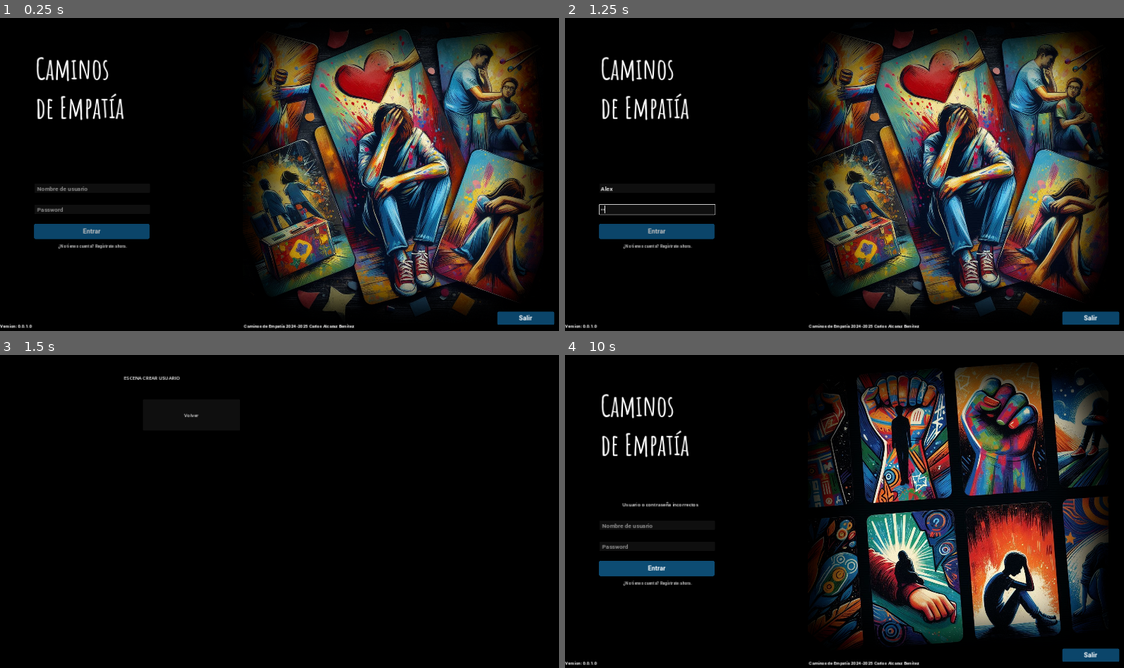
Above: before the commit, frames 1-4 (two rows, left to right).
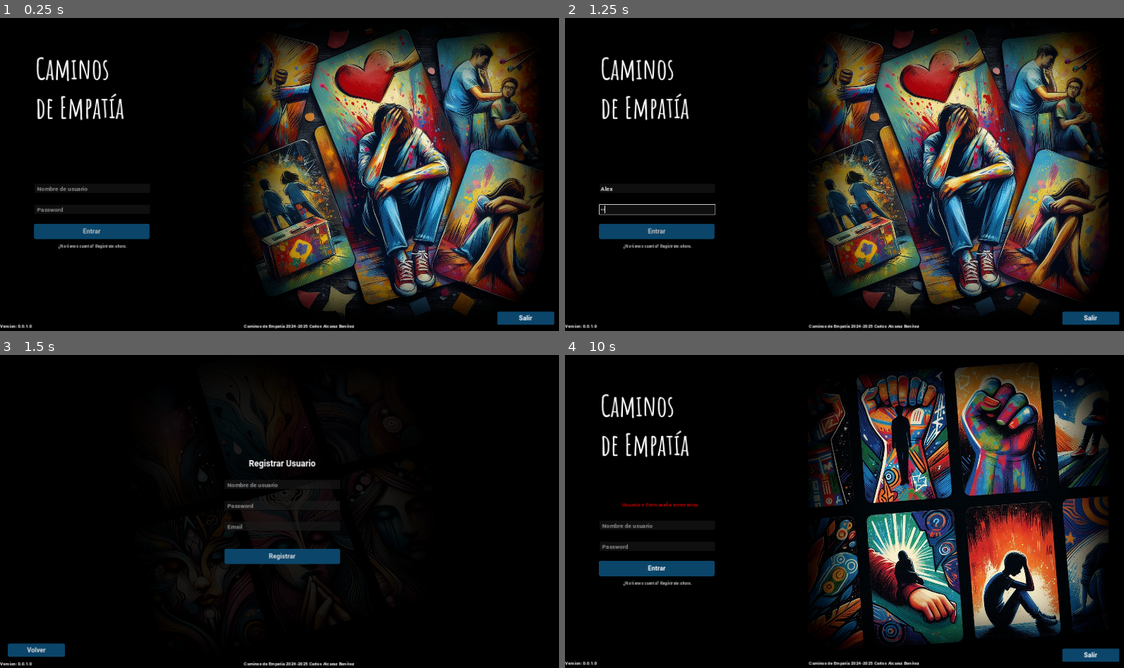
Above: after the commit, the same moments.

Repository: CarlosAlcarazDev/empathy
Game: Godot game, scene res://scenes/LoginScreen.tscn
The game is run twice, just before and just after one commit, with the same random seed, the same clock (stepped at 60 frames per second) and the same inputs. Sound files missing from this copy of the repository are replaced by a short silence.
Inputs (mouse positions are in pixels of both pictures, inside the frame that each line leads up to):
- Up to frame 1 (0.25 s): no input
- Up to frame 2 (1.25 s): click (654, 190) at 0.52 s; type "Alex" at 0.6 s; click (654, 208) at 0.75 s; type "12" at 0.83 s
- Up to frame 3 (1.5 s): click "¿No tienes cuenta? Regístrate…" at 1.25 s
- Up to frame 4 (10 s): click "Volver" at 2 s; click "Entrar" at 2.75 s; click "Entrar" at 3.5 s; click "Entrar" at 4.25 s; tap Enter at 5, 6.5, 8 s; tap Space at 5.75, 7.25, 8.75 s

Frames 1-2 are identical in both runs. In frame 3, 3.2% of the frame differs, in the area x 0-68%, y 6-100%; in frame 4, 0.1%.

Commit message:
Register User
Registra Usuario (falta comprobar que los campos sean correctos)

Diff:
--- a/project.godot
+++ b/project.godot
@@ -14,9 +14,11 @@
 run/main_scene="res://scenes/LoginScreen.tscn"
 config/features=PackedStringArray("4.3", "Forward Plus")
 boot_splash/bg_color=Color(0, 0, 0, 1)
+boot_splash/show_image=false
 boot_splash/image="res://assets/ui/backgrounds/intro_bg.png"
+boot_splash/fullsize=false
+boot_splash/use_filter=false
 config/icon="res://assets/ui/icons/caminos_de_empatia.ico"
-boot_splash/minimum_display_time=3000
 
 [autoload]
 
@@ -26,7 +28,7 @@
 
 window/size/viewport_width=1920
 window/size/viewport_height=1080
-window/size/mode=3
+window/size/mode=4
 window/stretch/mode="canvas_items"
 window/vsync/vsync_mode=0
 
--- a/scenes/CreateUser.tscn
+++ /dev/null
@@ -1,26 +0,0 @@
-[gd_scene load_steps=2 format=3 uid="uid://b672vbtihpqwv"]
-
-[ext_resource type="Script" path="res://scripts/create_user.gd" id="1_8wcmp"]
-
-[node name="CreateUser" type="Control"]
-layout_mode = 3
-anchors_preset = 0
-script = ExtResource("1_8wcmp")
-
-[node name="Button" type="Button" parent="."]
-layout_mode = 0
-offset_left = 486.0
-offset_top = 166.0
-offset_right = 816.0
-offset_bottom = 272.0
-text = "Volver"
-
-[node name="Label" type="Label" parent="."]
-layout_mode = 0
-offset_left = 421.0
-offset_top = 80.0
-offset_right = 611.0
-offset_bottom = 103.0
-text = "ESCENA CREAR USUARIO"
-
-[connection signal="pressed" from="Button" to="." method="_on_button_pressed"]
--- a/scenes/LoginScreen.tscn
+++ b/scenes/LoginScreen.tscn
@@ -1,27 +1,26 @@
-[gd_scene load_steps=12 format=3 uid="uid://syly166ddjcr"]
+[gd_scene load_steps=11 format=3 uid="uid://syly166ddjcr"]
 
 [ext_resource type="FontFile" uid="uid://bo8csdsex1d3i" path="res://assets/fonts/AmaticSC-Bold.ttf" id="1_hhy0g"]
 [ext_resource type="Script" path="res://scripts/login_screen.gd" id="1_p6odj"]
 [ext_resource type="FontFile" uid="uid://bceo6mdndisde" path="res://assets/fonts/Roboto-Bold.ttf" id="3_y3fwr"]
-[ext_resource type="Script" path="res://scripts/create_button.gd" id="4_j3y46"]
 [ext_resource type="AudioStream" uid="uid://tmcckyoghhtp" path="res://assets/audio/sfx/611451__eminyildirim__ui-click-menu-hover.mp3" id="5_7p6uj"]
 
-[sub_resource type="StyleBoxFlat" id="StyleBoxFlat_okqh2"]
-bg_color = Color(0.0509804, 0.298039, 0.45098, 1)
+[sub_resource type="StyleBoxFlat" id="StyleBoxFlat_8xegu"]
+bg_color = Color(0.0431373, 0.270588, 0.415686, 1)
 corner_radius_top_left = 5
 corner_radius_top_right = 5
 corner_radius_bottom_right = 5
 corner_radius_bottom_left = 5
 
 [sub_resource type="StyleBoxFlat" id="StyleBoxFlat_6332v"]
-bg_color = Color(0.0509804, 0.298039, 0.45098, 1)
+bg_color = Color(0.0802329, 0.388847, 0.580558, 1)
 corner_radius_top_left = 5
 corner_radius_top_right = 5
 corner_radius_bottom_right = 5
 corner_radius_bottom_left = 5
 
-[sub_resource type="StyleBoxFlat" id="StyleBoxFlat_8xegu"]
-bg_color = Color(0.0431373, 0.270588, 0.415686, 1)
+[sub_resource type="StyleBoxFlat" id="StyleBoxFlat_okqh2"]
+bg_color = Color(0.0784314, 0.388235, 0.580392, 1)
 corner_radius_top_left = 5
 corner_radius_top_right = 5
 corner_radius_bottom_right = 5
@@ -131,13 +130,15 @@
 theme_override_colors/font_hover_pressed_color = Color(1, 1, 1, 1)
 theme_override_colors/font_hover_color = Color(1, 1, 1, 1)
 theme_override_colors/font_pressed_color = Color(1, 1, 1, 1)
-theme_override_colors/font_focus_color = Color(1, 1, 1, 1)
+theme_override_colors/font_focus_color = Color(0.74902, 0.74902, 0.74902, 1)
 theme_override_colors/font_color = Color(0.74902, 0.74902, 0.74902, 1)
 theme_override_colors/font_outline_color = Color(1, 1, 1, 1)
 theme_override_fonts/font = ExtResource("3_y3fwr")
 theme_override_font_sizes/font_size = 22
-theme_override_styles/focus = SubResource("StyleBoxFlat_okqh2")
+theme_override_styles/focus = SubResource("StyleBoxFlat_8xegu")
+theme_override_styles/hover_pressed = SubResource("StyleBoxFlat_8xegu")
 theme_override_styles/hover = SubResource("StyleBoxFlat_6332v")
+theme_override_styles/pressed = SubResource("StyleBoxFlat_8xegu")
 theme_override_styles/normal = SubResource("StyleBoxFlat_8xegu")
 text = "Entrar"
 
@@ -214,12 +215,8 @@
 theme_override_styles/hover = SubResource("StyleBoxFlat_q6dih")
 theme_override_styles/normal = SubResource("StyleBoxFlat_m64l8")
 text = "¿No tienes cuenta? Regístrate ahora."
-script = ExtResource("4_j3y46")
-
-[node name="AudioStreamPlayer" type="AudioStreamPlayer" parent="CreateButton"]
-stream = ExtResource("5_7p6uj")
-
-[node name="ErrorLabel" type="Label" parent="."]
+
+[node name="InfoLabel" type="Label" parent="."]
 layout_mode = 1
 anchors_preset = -1
 anchor_left = 0.043
@@ -235,10 +232,12 @@
 [node name="ErrorTimer" type="Timer" parent="."]
 wait_time = 2.0
 
+[node name="AudioStreamPlayer" type="AudioStreamPlayer" parent="."]
+stream = ExtResource("5_7p6uj")
+
 [connection signal="text_submitted" from="VBoxContainer/PasswordInput" to="." method="_on_password_input_text_submitted"]
 [connection signal="pressed" from="HBoxContainer/LoginButton" to="." method="_on_login_button_pressed"]
 [connection signal="pressed" from="ExitButton" to="." method="_on_quit_button_pressed"]
 [connection signal="pressed" from="CreateButton" to="." method="_on_create_button_pressed"]
-[connection signal="pressed" from="CreateButton" to="CreateButton" method="_on_pressed"]
-[connection signal="finished" from="CreateButton/AudioStreamPlayer" to="." method="_on_audio_stream_player_finished"]
 [connection signal="timeout" from="ErrorTimer" to="." method="_on_error_timer_timeout"]
+[connection signal="finished" from="AudioStreamPlayer" to="." method="_on_audio_stream_player_finished"]
--- a/scenes/MainMenu.tscn
+++ b/scenes/MainMenu.tscn
@@ -1,6 +1,6 @@
 [gd_scene load_steps=3 format=3 uid="uid://fl3m5e2kgfnv"]
 
-[ext_resource type="Script" path="res://scenes/main_menu.gd" id="1_60ffg"]
+[ext_resource type="Script" path="res://scripts/main_menu.gd" id="1_60ffg"]
 [ext_resource type="FontFile" uid="uid://bceo6mdndisde" path="res://assets/fonts/Roboto-Bold.ttf" id="2_dav8f"]
 
 [node name="MainMenu" type="Control"]
@@ -34,6 +34,8 @@
 offset_top = 869.0
 offset_right = -134.0
 offset_bottom = -125.0
+grow_horizontal = 2
+grow_vertical = 2
 text = "VOLVER"
 
 [node name="Button2" type="Button" parent="."]
--- /dev/null
+++ b/scenes/RegisterUser.tscn
@@ -0,0 +1,188 @@
+[gd_scene load_steps=7 format=3 uid="uid://c4ysksk7b8y44"]
+
+[ext_resource type="FontFile" uid="uid://bceo6mdndisde" path="res://assets/fonts/Roboto-Bold.ttf" id="1_k2bfx"]
+[ext_resource type="Script" path="res://scripts/register_user.gd" id="1_pr4cq"]
+[ext_resource type="Texture2D" uid="uid://dkg7a2xmpg4dg" path="res://assets/ui/backgrounds/login_bg_3.png" id="2_n2xhd"]
+
+[sub_resource type="StyleBoxFlat" id="StyleBoxFlat_qae06"]
+bg_color = Color(0.0509804, 0.298039, 0.45098, 1)
+corner_radius_top_left = 5
+corner_radius_top_right = 5
+corner_radius_bottom_right = 5
+corner_radius_bottom_left = 5
+
+[sub_resource type="StyleBoxFlat" id="StyleBoxFlat_m3hrx"]
+bg_color = Color(0.0509804, 0.298039, 0.45098, 1)
+corner_radius_top_left = 5
+corner_radius_top_right = 5
+corner_radius_bottom_right = 5
+corner_radius_bottom_left = 5
+
+[sub_resource type="StyleBoxFlat" id="StyleBoxFlat_umuhy"]
+bg_color = Color(0.0431373, 0.270588, 0.415686, 1)
+corner_radius_top_left = 5
+corner_radius_top_right = 5
+corner_radius_bottom_right = 5
+corner_radius_bottom_left = 5
+
+[node name="RegisterUser" type="Control"]
+layout_mode = 3
+anchors_preset = 8
+anchor_left = 0.5
+anchor_top = 0.5
+anchor_right = 0.5
+anchor_bottom = 0.5
+grow_horizontal = 2
+grow_vertical = 2
+size_flags_horizontal = 3
+size_flags_vertical = 3
+script = ExtResource("1_pr4cq")
+
+[node name="TextureRect" type="TextureRect" parent="."]
+modulate = Color(1, 1, 1, 0.109804)
+layout_mode = 1
+anchors_preset = 8
+anchor_left = 0.5
+anchor_top = 0.5
+anchor_right = 0.5
+anchor_bottom = 0.5
+offset_left = -528.0
+offset_top = -528.0
+offset_right = 528.0
+offset_bottom = 528.0
+grow_horizontal = 2
+grow_vertical = 2
+texture = ExtResource("2_n2xhd")
+expand_mode = 1
+
+[node name="VBoxContainer" type="VBoxContainer" parent="."]
+layout_mode = 1
+anchors_preset = 8
+anchor_left = 0.5
+anchor_top = 0.5
+anchor_right = 0.5
+anchor_bottom = 0.5
+offset_left = -196.0
+offset_top = -175.0
+offset_right = 197.0
+offset_bottom = 112.0
+grow_horizontal = 2
+grow_vertical = 2
+
+[node name="Registrar Usuario" type="Label" parent="VBoxContainer"]
+layout_mode = 2
+theme_override_fonts/font = ExtResource("1_k2bfx")
+theme_override_font_sizes/font_size = 29
+text = "Registrar Usuario"
+horizontal_alignment = 1
+
+[node name="UsernameLabel" type="Label" parent="VBoxContainer"]
+layout_mode = 2
+theme_override_fonts/font = ExtResource("1_k2bfx")
+theme_override_font_sizes/font_size = 22
+text = " "
+
+[node name="UsernameInput" type="LineEdit" parent="VBoxContainer"]
+layout_mode = 2
+theme_override_fonts/font = ExtResource("1_k2bfx")
+theme_override_font_sizes/font_size = 20
+placeholder_text = " Nombre de usuario"
+max_length = 30
+
+[node name="PasswordLabel" type="Label" parent="VBoxContainer"]
+layout_mode = 2
+theme_override_fonts/font = ExtResource("1_k2bfx")
+theme_override_font_sizes/font_size = 22
+text = " "
+
+[node name="PasswordInput" type="LineEdit" parent="VBoxContainer"]
+layout_mode = 2
+theme_override_fonts/font = ExtResource("1_k2bfx")
+theme_override_font_sizes/font_size = 20
+placeholder_text = " Password"
+max_length = 15
+secret = true
+
+[node name="EmailLabel" type="Label" parent="VBoxContainer"]
+layout_mode = 2
+theme_override_fonts/font = ExtResource("1_k2bfx")
+theme_override_font_sizes/font_size = 22
+text = " "
+
+[node name="EmailInput" type="LineEdit" parent="VBoxContainer"]
+layout_mode = 2
+theme_override_fonts/font = ExtResource("1_k2bfx")
+theme_override_font_sizes/font_size = 20
+placeholder_text = " Email"
+max_length = 30
+
+[node name="InfoLabel" type="Label" parent="VBoxContainer"]
+layout_mode = 2
+size_flags_vertical = 10
+horizontal_alignment = 1
+
+[node name="RegisterButton" type="Button" parent="."]
+layout_mode = 1
+anchors_preset = 8
+anchor_left = 0.5
+anchor_top = 0.5
+anchor_right = 0.5
+anchor_bottom = 0.5
+offset_left = -196.0
+offset_top = 134.0
+offset_right = 196.0
+offset_bottom = 186.0
+grow_horizontal = 2
+grow_vertical = 2
+size_flags_vertical = 6
+theme_override_fonts/font = ExtResource("1_k2bfx")
+theme_override_font_sizes/font_size = 22
+theme_override_styles/focus = SubResource("StyleBoxFlat_qae06")
+theme_override_styles/hover = SubResource("StyleBoxFlat_m3hrx")
+theme_override_styles/normal = SubResource("StyleBoxFlat_umuhy")
+text = "Registrar"
+
+[node name="BackButton" type="Button" parent="."]
+layout_mode = 1
+anchors_preset = 8
+anchor_left = 0.5
+anchor_top = 0.5
+anchor_right = 0.5
+anchor_bottom = 0.5
+offset_left = -933.0
+offset_top = 457.0
+offset_right = -739.0
+offset_bottom = 502.0
+grow_horizontal = 2
+grow_vertical = 2
+size_flags_vertical = 6
+theme_override_fonts/font = ExtResource("1_k2bfx")
+theme_override_font_sizes/font_size = 22
+theme_override_styles/focus = SubResource("StyleBoxFlat_qae06")
+theme_override_styles/hover = SubResource("StyleBoxFlat_m3hrx")
+theme_override_styles/normal = SubResource("StyleBoxFlat_umuhy")
+text = "Volver"
+
+[node name="HBoxContainer2" type="HBoxContainer" parent="."]
+layout_mode = 1
+offset_left = -960.0
+offset_top = 516.0
+offset_right = 960.0
+offset_bottom = 534.0
+
+[node name="VersionLabel" type="Label" parent="HBoxContainer2"]
+layout_mode = 2
+theme_override_fonts/font = ExtResource("1_k2bfx")
+theme_override_font_sizes/font_size = 15
+text = "Version: 0.0.1.0"
+
+[node name="FooterLabel" type="Label" parent="HBoxContainer2"]
+layout_mode = 2
+size_flags_horizontal = 6
+theme_override_fonts/font = ExtResource("1_k2bfx")
+theme_override_font_sizes/font_size = 15
+text = "Caminos de Empatía 2024-2025 Carlos Alcaraz Benítez"
+horizontal_alignment = 1
+
+[connection signal="pressed" from="RegisterButton" to="." method="_on_register_button_pressed"]
+[connection signal="pressed" from="BackButton" to="." method="_on_back_button_pressed"]
--- a/scripts/create_button.gd
+++ /dev/null
@@ -1,12 +0,0 @@
-extends Button
-
-@onready var audio_stream_player = $AudioStreamPlayer
-
-# Called when the node enters the scene tree for the first time.
-func _ready():
-	pass # Replace with function body.
-
-
-
-func _on_pressed():
-	audio_stream_player.playing = true
--- a/scripts/create_user.gd
+++ /dev/null
@@ -1,11 +0,0 @@
-extends Control
-
-
-# Called when the node enters the scene tree for the first time.
-func _ready():
-	pass # Replace with function body.
-
-
-
-func _on_button_pressed():
-	get_tree().change_scene_to_file("res://scenes/LoginScreen.tscn")
--- a/scripts/login_screen.gd
+++ b/scripts/login_screen.gd
@@ -7,12 +7,14 @@
 # ===============================
 extends Control
 
-@onready var audio_stream_player = $CreateButton/AudioStreamPlayer
+@onready var audio_stream_player = $AudioStreamPlayer
 @onready var texture_rect = $TextureRect
 @onready var username_input = $VBoxContainer/UsernameInput
 @onready var password_input = $VBoxContainer/PasswordInput
-@onready var error_label = $ErrorLabel
 @onready var error_timer = $ErrorTimer
+@onready var info_label = $InfoLabel
+@onready var login_button = $HBoxContainer/LoginButton
+
 
 # Precarga las texturas que se mostrarán aleatoriamente
 const TEXTURES = [
@@ -22,7 +24,8 @@
 	preload("res://assets/ui/backgrounds/login_bg_4.png")
 ]
 const LAST_TEXTURE = "res://save/last_texture_index.txt"
-const USER_DATA_FILE = "res://save/users.json"
+# Ruta del archivo JSON donde se almacenan los datos de usuario
+const USER_DATA_FILE := "user://users.json"
 
 
 var last_texture_index = -1  # Índice de la última textura seleccionada
@@ -107,9 +110,7 @@
 	for user in users:
 		if user["username"] == username and user["password"] == password:
 			print("Inicio de sesión exitoso!")
-			error_label.text = "Inicio de sesión exitoso"
-			error_label.visible = true  # Asegúrate de que el label esté visible
-			error_timer.stop()  # Detener el temporizador si es necesario
+			show_success("Inicio de sesión exitoso")
 
 			# Se utilizan la variable GlobalData como un singleton
 			# que se configura en Autoload de la configuración del Proyecto
@@ -123,9 +124,22 @@
 			get_tree().change_scene_to_file("res://scenes/MainMenu.tscn")
 			return
 
-	error_label.text = "Usuario o contraseña incorrectos"
-	error_label.visible = true  # Muestra el mensaje de error
-	error_timer.start()  # Inicia el temporizador
+	show_error("Usuario o Contraseña incorrectos")
+
+func show_error(message: String):
+	info_label.text = message
+	info_label.modulate = Color(1, 0, 0)  # Cambia el color a rojo para indicar error
+	info_label.visible = true
+
+
+# Función para mostrar un mensaje de éxito
+func show_success(message: String):
+	login_button.disabled = true
+	info_label.text = message
+	info_label.modulate = Color(0, 1, 0)  # Cambia el color a verde para indicar éxito
+	info_label.visible = true
+
+
 
 # Señal botón salir presionada
 func _on_quit_button_pressed():
@@ -138,7 +152,7 @@
 
 
 func _on_create_button_pressed():
-	get_tree().change_scene_to_file("res://scenes/CreateUser.tscn")
+	get_tree().change_scene_to_file("res://scenes/RegisterUser.tscn")
 
 #Señal sonido finalizado, carga la función login()
 func _on_audio_stream_player_finished():
@@ -146,9 +160,6 @@
 
 
 
-func _on_error_timer_timeout():
-	error_label.visible = false
-
 #Señal enter en password presionado, ejecuta un sonido.
 func _on_password_input_text_submitted(new_text):
 	audio_stream_player.playing = true
--- /dev/null
+++ b/scripts/register_user.gd
@@ -0,0 +1,145 @@
+extends Control
+
+
+
+# Ruta del archivo JSON donde se almacenan los datos de usuario
+const USER_DATA_FILE := "user://users.json"
+
+# Referencias a los nodos de la escena
+@onready var username_input = $VBoxContainer/UsernameInput
+@onready var password_input = $VBoxContainer/PasswordInput
+@onready var email_input = $VBoxContainer/EmailInput
+@onready var info_label = $VBoxContainer/InfoLabel
+@onready var register_button = $RegisterButton
+
+
+# Variable para almacenar los datos de usuarios cargados
+var users = []
+
+# Cargar usuarios al iniciar
+func _ready():
+	load_users()
+
+# Función para cargar usuarios desde el archivo JSON
+func load_users():
+	var file = FileAccess.open(USER_DATA_FILE, FileAccess.READ)
+	if file:
+		var data = file.get_as_text()
+
+		if data != "":
+			# Crear una instancia de JSON y parsear el contenido del archivo
+			var json = JSON.new()
+			var parse_result = json.parse(data)
+
+			if parse_result == OK:
+				users = json.data  # Guardamos los datos parseados en la variable `users`
+			else:
+				print("Error al parsear JSON:", parse_result)  # Imprimimos el código de error si falla el parseo
+		else:
+			print("Archivo JSON vacío o sin datos.")
+
+		file.close()
+	else:
+		# Si el archivo no existe, crearlo y guardar un arreglo vacío
+		save_users()  # Esto inicializa el archivo con un arreglo vacío
+		print("No se encontró el archivo JSON, se creó uno nuevo.")
+
+# Función para registrar un nuevo usuario
+func register_user():
+	var username = username_input.text
+	var password = password_input.text
+	var email = email_input.text
+
+	# Validación simple de entrada de datos
+	if username == "" or password == "" or email == "":
+		show_error("Todos los campos son obligatorios.")
+		return
+	# Comprobar si el correo electrónico ya está registrado
+	if is_email_registered(email):
+		show_error("El correo ya está registrado. Usa otro.")
+		return
+	# Comprobar si el nombre de usuario ya está registrado
+	if is_username_registered(username):
+		show_error("El nombre de usuario ya está registrado. Usa otro.")
+		return
+	# Generar un nuevo ID incremental para el usuario
+	var new_id = get_next_id()
+
+	# Crear el nuevo usuario como un diccionario
+	var new_user = {
+		"id": new_id,
+		"username": username,
+		"password": password,
+		"email": email
+	}
+
+	# Agregar el nuevo usuario a la lista de usuarios
+	users.append(new_user)
+	# Guardar los datos actualizados en el archivo JSON
+	save_users()
+
+	# Confirmación de registro
+ # Mostrar mensaje de éxito
+	show_success("Usuario registrado con éxito.")
+
+
+	# Función para mostrar un mensaje de error
+func show_error(message: String):
+	info_label.text = message
+	info_label.modulate = Color(1, 0, 0)  # Cambia el color a rojo para indicar error
+	info_label.visible = true
+	#error_timer.start()
+
+# Función para mostrar un mensaje de éxito
+func show_success(message: String):
+	register_button.disabled = true
+	info_label.text = message
+	info_label.modulate = Color(0, 1, 0)  # Cambia el color a verde para indicar éxito
+	info_label.visible = true
+	await get_tree().create_timer(2.5).timeout
+	get_tree().change_scene_to_file("res://scenes/LoginScreen.tscn")
+
+# Función para verificar si el correo ya está registrado
+func is_email_registered(email: String) -> bool:
+	for user in users:
+		if user.has("email") and user["email"] == email:
+			return true
+	return false
+
+# Función para verificar si el correo ya está registrado
+func is_username_registered(username: String) -> bool:
+	for user in users:
+		if user.has("username") and user["username"] == username:
+			return true
+	return false
+
+# Función para obtener el próximo ID incremental
+func get_next_id() -> int:
+	var max_id = 0
+	for user in users:
+		if user.has("id") and user["id"] > max_id:
+			max_id = user["id"]
+	return max_id + 1
+
+# Función para guardar los usuarios en el archivo JSON
+func save_users():
+	var file = FileAccess.open(USER_DATA_FILE, FileAccess.WRITE)
+	if file:
+		var json_string = JSON.stringify(users, "\t") #\t formateamos el json
+		if json_string == null:
+			print("Error al convertir usuarios a JSON.")
+		else:
+			file.store_string(json_string)
+			print("Usuarios guardados correctamente.")
+		file.close()
+	else:
+		print("No se pudo abrir el archivo JSON para escribir.")
+
+
+
+func _on_back_button_pressed():
+	get_tree().change_scene_to_file("res://scenes/LoginScreen.tscn")
+
+
+func _on_register_button_pressed():
+	register_user()
Binary file changed: save/last_texture_index.txt
Renamed: scenes/main_menu.gd -> scripts/main_menu.gd
Not shown, added: Release/Empathy.exe
Not shown, added: scenes/Reg5738.tmp
